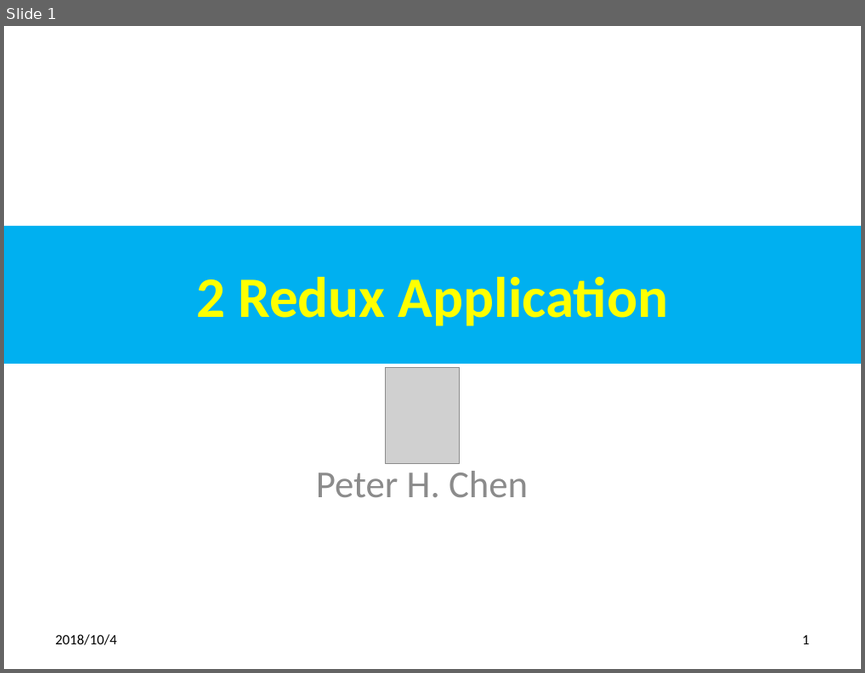
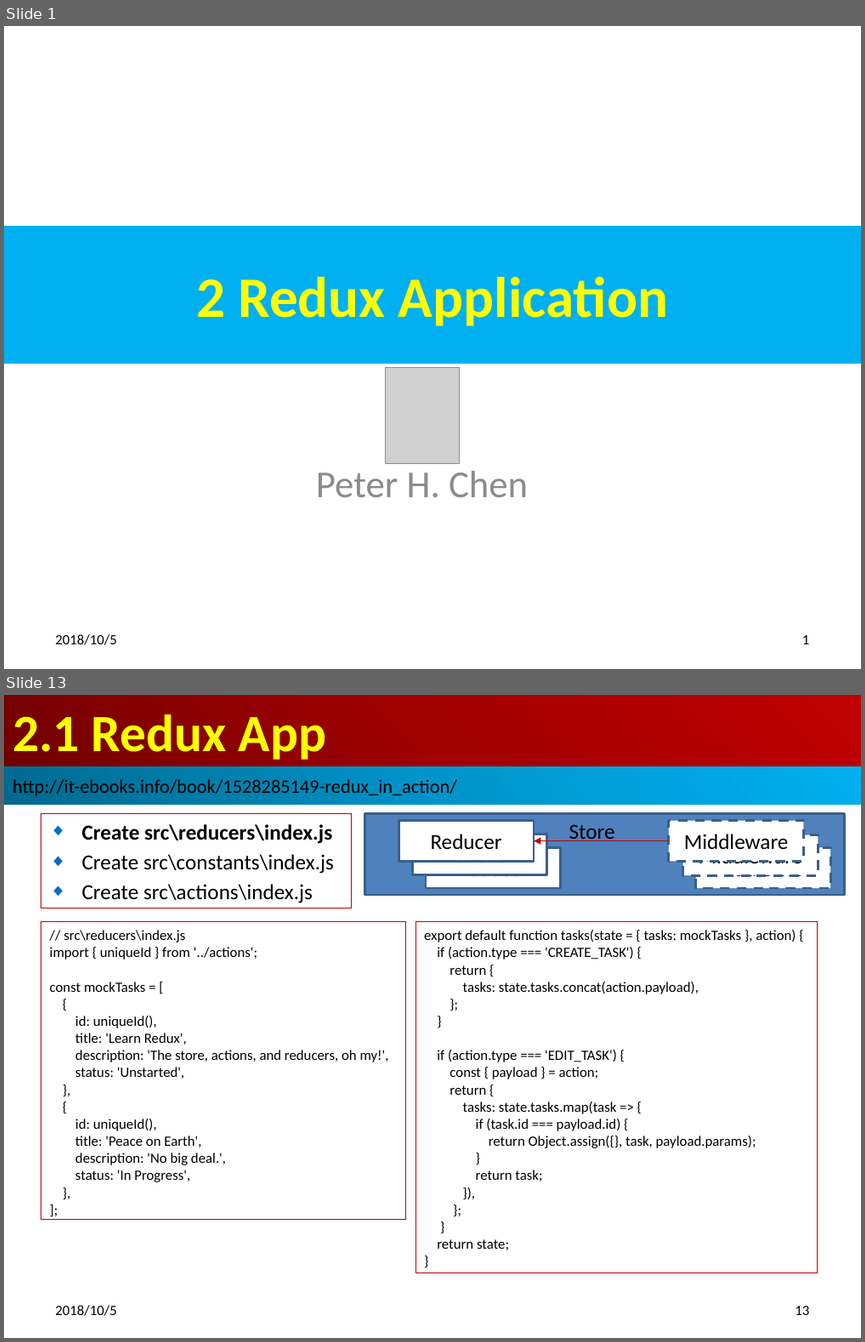
Before and after one commit to peterhchen/redux-code, a slide deck: 15_Ch02_ReduxApp.pptx. Shown one above the other, each under a label of ours: slide 1 before the commit, slides 1 and 13 after it; the slides between them are not shown. The pictures are 865x673 and 865x1342 pixels, drawn with LibreOffice and Linux fonts; fonts in the diff are those of the drawing; grey boxes stand for pictures. Boxes give left, top, right and bottom in pixels: in the first picture for what was removed or moved away, otherwise in the second. Text is boxed around its words. In the diff, an @@ line names an element or a change of style, - is before the commit and + after.

```diff
--- a/15_Ch02_ReduxApp.pptx
+++ b/15_Ch02_ReduxApp.pptx
@@ slide 13 added at bbox=[4, 695, 861, 1338], background #FFFFFF @@
@@ title added at bbox=[4, 695, 861, 767], fill gradient #720000 to #A20000 to #C00000, 44 pt, text #FFFF00, bold @@
+2.1 Redux App
@@ rectangle added at bbox=[4, 767, 861, 805], fill gradient #00688E to #0094CA to #00B0F0, 16 pt, text #000000 @@
+http://it-ebooks.info/book/1528285149-redux_in_action/
@@ subtitle added at bbox=[41, 814, 351, 908], outline #C00000 0.75 pt, 18 pt, text #000000 @@
+◆ Create src\reducers\index.js
+◆ Create src\constants\index.js
+◆ Create src\actions\index.js
@@ rectangle added at bbox=[364, 814, 844, 895], fill #4F81BD, outline #3A5F8C 2 pt @@
@@ rectangle added at bbox=[399, 821, 534, 862], fill #FFFFFF, outline #3A5F8C 2 pt, 18 pt, text #000000 @@
+Reducer
@@ rectangle added at bbox=[669, 821, 803, 862], fill #FFFFFF, outline #3A5F8C 2 pt dashed, 18 pt, text #000000 @@
+Middleware
@@ rectangle added at bbox=[412, 834, 546, 874], fill #FFFFFF, outline #3A5F8C 2 pt, 18 pt, text #000000 @@
+Reducer
@@ rectangle added at bbox=[426, 847, 560, 888], fill #FFFFFF, outline #3A5F8C 2 pt, 18 pt, text #000000 @@
+Reducer
@@ arrow added from (669, 840) to (534, 840), #C00000 0.75 pt @@
@@ text added at bbox=[569, 824, 615, 841], 18 pt, text #000000 @@
+Store
@@ rectangle added at bbox=[682, 834, 817, 875], fill #FFFFFF, outline #3A5F8C 2 pt dashed, 18 pt, text #000000 @@
+Middleware
@@ rectangle added at bbox=[695, 847, 830, 888], fill #FFFFFF, outline #3A5F8C 2 pt dashed, 18 pt, text #000000 @@
+Middleware
@@ rectangle added at bbox=[41, 922, 405, 1219], outline #C00000 0.75 pt, 12 pt, text #000000 @@
+// src\reducers\index.js
+import { uniqueId } from '../actions';
+const mockTasks = [
+{
+id: uniqueId(),
+title: 'Learn Redux',
+description: 'The store, actions, and reducers, oh my!',
+status: 'Unstarted',
+},
+{
+id: uniqueId(),
+title: 'Peace on Earth',
+description: 'No big deal.',
+status: 'In Progress',
+},
+];
@@ rectangle added at bbox=[415, 922, 817, 1272], outline #C00000 0.75 pt, 12 pt, text #000000 @@
+export default function tasks(state = { tasks: mockTasks }, action) {
+if (action.type === 'CREATE_TASK') {
+return {
+tasks: state.tasks.concat(action.payload),
+};
+}
+if (action.type === 'EDIT_TASK') {
+const { payload } = action;
+return {
+tasks: state.tasks.map(task => {
+if (task.id === payload.id) {
+return Object.assign({}, task, payload.params);
+}
+return task;
+}),
+};
+}
+return state;
+}
@@ text added at bbox=[55, 1304, 116, 1315], 12 pt, text #000000 @@
+2018/10/5
@@ page number added at bbox=[794, 1305, 809, 1315], 12 pt, text #000000 @@
+13
@@ slide 1 changed as well @@
@@ text at bbox=[55, 634, 116, 645]: text changed @@
-2018/10/4
+2018/10/5
```
Also in this commit, not shown: 3 other slides changed, 12 other slides added.
